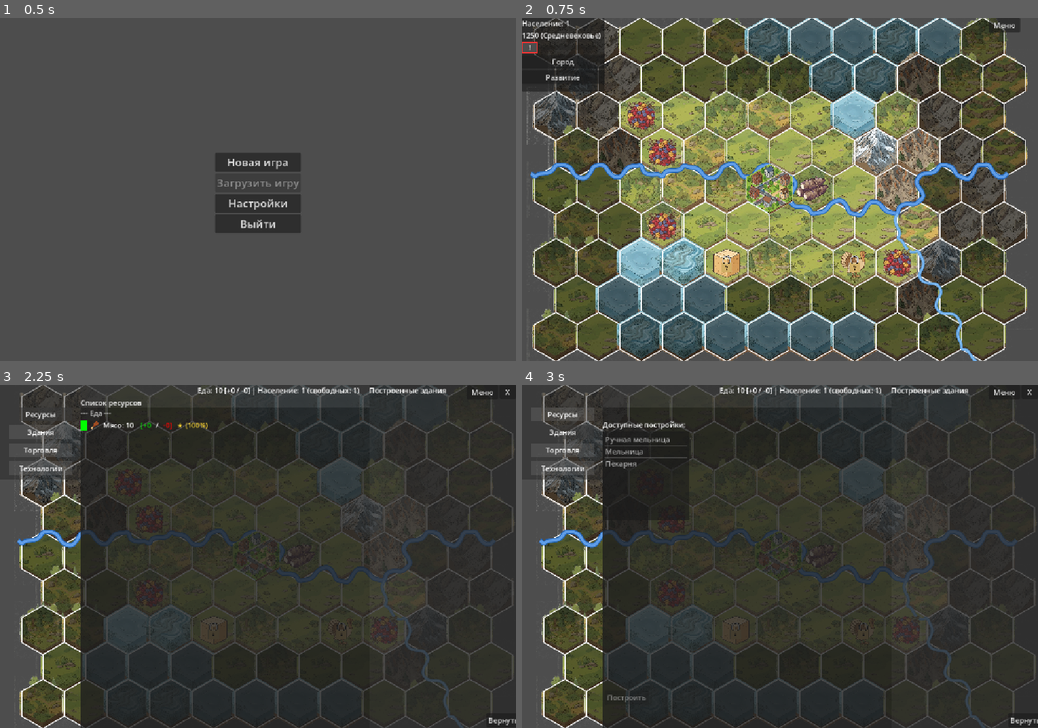
Above: before the commit, frames 1-4 (two rows, left to right).
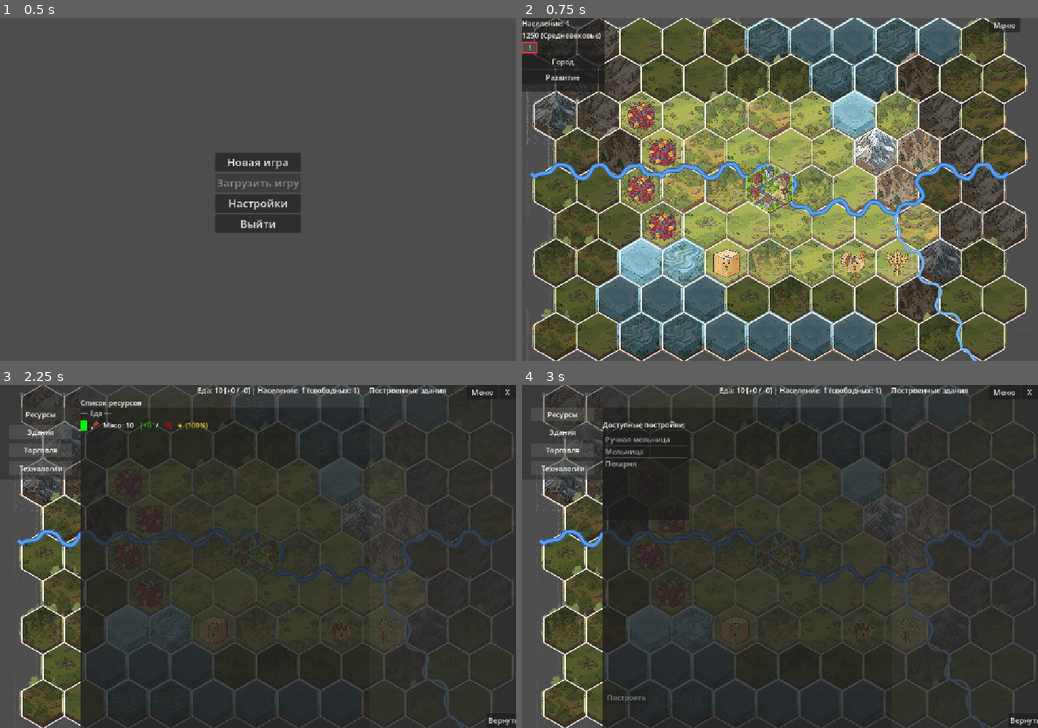
Above: after the commit, the same moments.

Repository: Night-Pryanik/The-City
Game: Godot game, scene res://scenes/main_menu.tscn
Two runs of this game, one before a commit and one after it. Both use one fixed random seed, a clock stepped at 60 frames per second and the inputs below.
Inputs (mouse positions are in pixels of both pictures, inside the frame that each line leads up to):
- Up to frame 1 (0.5 s): no input
- Up to frame 2 (0.75 s): click "Новая игра" at 0.5 s
- Up to frame 3 (2.25 s): click (10, 415) at 1.25 s; click "Ресурсы" at 2 s
- Up to frame 4 (3 s): click "Здания" at 2.75 s

Frame 1 is identical in both runs. In frame 2, 1.0% of the frame differs, in the area x 20-76%, y 45-76%; in frame 3, 0.1%; in frame 4, 0.1%.

Commit message:
Гарантируем, что на гексе города не будут спавниться ресурсы

Diff:
--- a/scripts/main_map.gd
+++ b/scripts/main_map.gd
@@ -452,7 +452,7 @@
     # старте новой игры и ТОЛЬКО внутри стартового Кольца Влияния.
     # Передаём явные границы стартового Кольца, чтобы эти функции никогда
     # не выходили за его пределы (даже если Кольцо позже расширится).
-    _ensure_food_plant(influence_start_row, influence_end_row, influence_start_col, influence_end_col)
+    _ensure_food_plant(influence_start_row, influence_end_row, influence_start_col, influence_end_col, city_row, city_col)
     generator.place_wild_food(tile_data,
             influence_start_row, influence_end_row, influence_start_col, influence_end_col,
             city_row, city_col)
@@ -492,7 +492,8 @@
     # попал в кольцо, у игрока всегда будет место для дополнительных ферм/пастбищ.
     # Метод конвертирует ТОЛЬКО свободные гексы и НИКОГДА не уничтожает ресурсы.
     generator.ensure_free_terrain_hexes(tile_data, terrain_counts,
-            influence_start_row, influence_end_row, influence_start_col, influence_end_col)
+            influence_start_row, influence_end_row, influence_start_col, influence_end_col,
+            city_row, city_col)
 
     # Используем ЛОКАЛЬНЫЙ генератор случайных чисел для выбора иконки ландшафта.
     # Ни в коем случае нельзя вызывать seed()/randomize() на глобальном RNG внутри
@@ -529,6 +530,12 @@
     river_manager.mark_river_edges(tile_data, map_rows, map_cols, HEX_RADIUS, river_manager.get_cached_graph())
     print("этап mark_river_edges: ", Time.get_ticks_msec() - t_river_edges, " ms")
 
+    # Финальная гарантия: на гексе города не должно быть ресурса, и террейн
+    # должен быть допустимым (plain или hill). Это safety-net на случай,
+    # если какая-либо функция спавна ресурсов или конвертации террейна
+    # пропустила проверку координат города.
+    _ensure_city_hex_clean()
+
 func _ensure_city_valid_terrain() -> void:
     MapHelpers.ensure_city_valid_terrain(tile_data, city_row, city_col, map_rows, map_cols)
 
@@ -559,8 +566,17 @@
 # Границы (min_row..max_row, min_col..max_col) — это стартовое Кольцо,
 # поэтому food_plant гарантированно не появляется за его пределами
 # и не пересоздаётся после старта.
-func _ensure_food_plant(min_row: int, max_row: int, min_col: int, max_col: int):
-    MapHelpers.ensure_food_plant(tile_data, min_row, max_row, min_col, max_col)
+func _ensure_food_plant(min_row: int, max_row: int, min_col: int, max_col: int, city_row: int = -1, city_col: int = -1):
+    MapHelpers.ensure_food_plant(tile_data, min_row, max_row, min_col, max_col, city_row, city_col)
+
+# Финальная safety-проверка: гарантирует, что на гексе города нет ресурса
+# и террейн валиден. Вызывается после всех этапов генерации карты.
+func _ensure_city_hex_clean() -> void:
+    var city_tile = tile_data[city_row][city_col]
+    if city_tile.get("resource", null) != null:
+        print("ВНИМАНИЕ: на гексе города стоял ресурс «", city_tile["resource"], "» — удален.")
+        city_tile["resource"] = null
+    _ensure_city_valid_terrain()
 
 # Ищет на карте уже одомашненный экземпляр ресурса res_id (гекс с этим ресурсом
 # и построенным улучшением — ферма/пастбище) и возвращает его качество.
--- a/scripts/map_generator.gd
+++ b/scripts/map_generator.gd
@@ -523,12 +523,18 @@
         tile_data[hex.row][hex.col]["quality"] = GameData.roll_quality()
 
 func ensure_free_terrain_hexes(tile_data: Array, terrain_counts: Dictionary,
-        min_row: int, max_row: int, min_col: int, max_col: int) -> void:
+        min_row: int, max_row: int, min_col: int, max_col: int,
+        city_row: int = -1, city_col: int = -1) -> void:
     var free_count: Dictionary = {}
     for terrain_id in terrain_counts.keys():
         free_count[terrain_id] = 0
     for r in range(min_row, max_row + 1):
         for c in range(min_col, max_col + 1):
+            # Гекс города и его соседи (3×3) исключаются из подсчёта и
+            # конвертации — террейн города не должен меняться после
+            # _ensure_city_valid_terrain, а соседи нужны для стартового строительства.
+            if city_row >= 0 and abs(r - city_row) <= 1 and abs(c - city_col) <= 1:
+                continue
             var tile = tile_data[r][c]
             if tile.get("resource", null) != null:
                 continue
@@ -541,17 +547,23 @@
         if deficit <= 0:
             continue
         var converted = _convert_free_terrain_near_cluster(tile_data, terrain_id, deficit,
-                min_row, max_row, min_col, max_col, free_count, terrain_counts)
+                min_row, max_row, min_col, max_col, free_count, terrain_counts,
+                city_row, city_col)
         free_count[terrain_id] += converted
 
 func _convert_free_terrain_near_cluster(tile_data: Array, terrain_id: String, deficit: int,
         min_row: int, max_row: int, min_col: int, max_col: int,
-        free_count: Dictionary, terrain_counts: Dictionary) -> int:
+        free_count: Dictionary, terrain_counts: Dictionary,
+        city_row: int = -1, city_col: int = -1) -> int:
     var converted = 0
     var cluster: Array = []
     var visited := {}
     for r in range(min_row, max_row + 1):
         for c in range(min_col, max_col + 1):
+            # Гекс города и его соседи (3×3) не входят в кластер и не
+            # конвертируются — террейн города фиксирован.
+            if city_row >= 0 and abs(r - city_row) <= 1 and abs(c - city_col) <= 1:
+                continue
             var tile = tile_data[r][c]
             if tile.get("resource", null) != null:
                 continue
@@ -571,6 +583,9 @@
             for n in neighbors:
                 if n.row < min_row or n.row > max_row or n.col < min_col or n.col > max_col:
                     continue
+                # Гекс города и его соседи не посещаются и не становятся кандидатами.
+                if city_row >= 0 and abs(n.row - city_row) <= 1 and abs(n.col - city_col) <= 1:
+                    continue
                 var key = "%d_%d" % [n.row, n.col]
                 if visited.has(key):
                     continue
@@ -587,6 +602,8 @@
     if cluster.size() == 0 and candidates.size() == 0:
         for r in range(min_row, max_row + 1):
             for c in range(min_col, max_col + 1):
+                if city_row >= 0 and abs(r - city_row) <= 1 and abs(c - city_col) <= 1:
+                    continue
                 if tile_data[r][c].get("resource", null) != null:
                     continue
                 if tile_data[r][c].get("terrain", "plain") != terrain_id:
@@ -605,6 +622,9 @@
     for cand in candidates:
         if converted >= deficit:
             break
+        # Гекс города и его соседи не конвертируются террейном.
+        if city_row >= 0 and abs(cand.row - city_row) <= 1 and abs(cand.col - city_col) <= 1:
+            continue
         var old_terrain = cand.terrain
         var row = cand.row
         var col = cand.col
--- a/scripts/map_helpers.gd
+++ b/scripts/map_helpers.gd
@@ -429,13 +429,19 @@
 
 ## Гарантирует наличие хотя бы одного ресурса из food_plants в заданной области.
 ## Если нет — добавляет принудительно на подходящий пустой гекс.
+## city_row / city_col (опционально) — координаты города: гекс города и его
+## соседи (3×3) исключаются из поиска, чтобы ресурс не заспавнился на городе.
+## Это согласуется с исключением в _build_hex_index / _place_resources.
 static func ensure_food_plant(
     tile_data: Array,
     min_row: int, max_row: int,
-    min_col: int, max_col: int
+    min_col: int, max_col: int,
+    city_row: int = -1, city_col: int = -1
 ) -> void:
     for row in range(min_row, max_row + 1):
         for col in range(min_col, max_col + 1):
+            if city_row >= 0 and abs(row - city_row) <= 1 and abs(col - city_col) <= 1:
+                continue
             var res = tile_data[row][col]["resource"]
             if res != null:
                 var res_data: Dictionary = GameData.raw_resources.get(res, {})
@@ -444,6 +450,8 @@
     var possible := []
     for row in range(min_row, max_row + 1):
         for col in range(min_col, max_col + 1):
+            if city_row >= 0 and abs(row - city_row) <= 1 and abs(col - city_col) <= 1:
+                continue
             if tile_data[row][col]["resource"] != null:
                 continue
             var terrain: String = tile_data[row][col]["terrain"]
